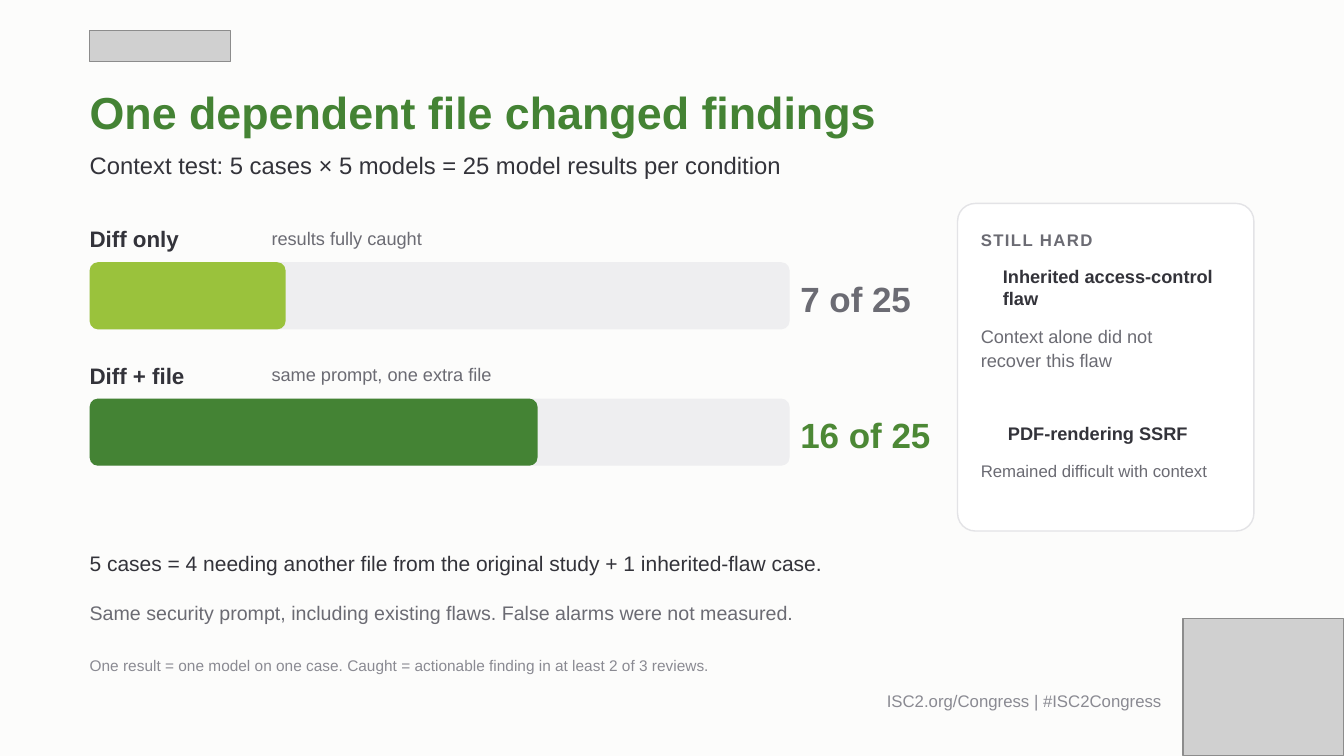
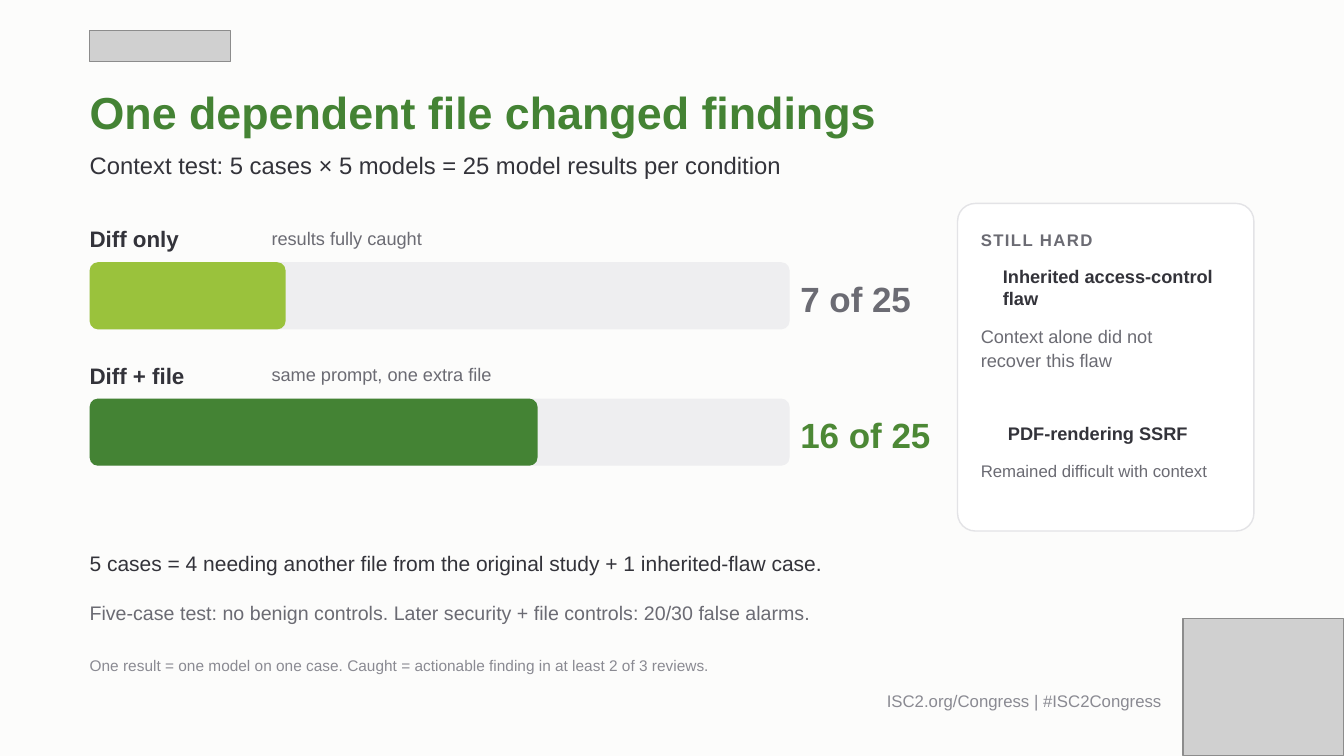
Before and after one commit to stperic/who-writes-who-finds, a slide deck: slide 35 of presentation/Who_Writes_the_Bug.pptx. Drawn at 1344x756 pixels with LibreOffice and Linux fonts; fonts in the diff are those of the drawing; grey boxes stand for pictures; background and template pictures are left out. Boxes give left, top, right and bottom in pixels: in the first picture for what was removed or moved away, otherwise in the second. Text is boxed around its words. In the diff, an @@ line names an element or a change of style, - is before the commit and + after.

Commit message:
Add benign-control false alarms to round tables

```diff
--- a/presentation/Who_Writes_the_Bug.pptx
+++ b/presentation/Who_Writes_the_Bug.pptx
@@ text at (90, 606, 809, 624): text changed @@
-Same security prompt, including existing flaws. False alarms were not measured.
+Five-case test: no benign controls. Later security + file controls: 20/30 false alarms.
```
Also in this commit, not shown: 9 other slides changed, 1 other file.
